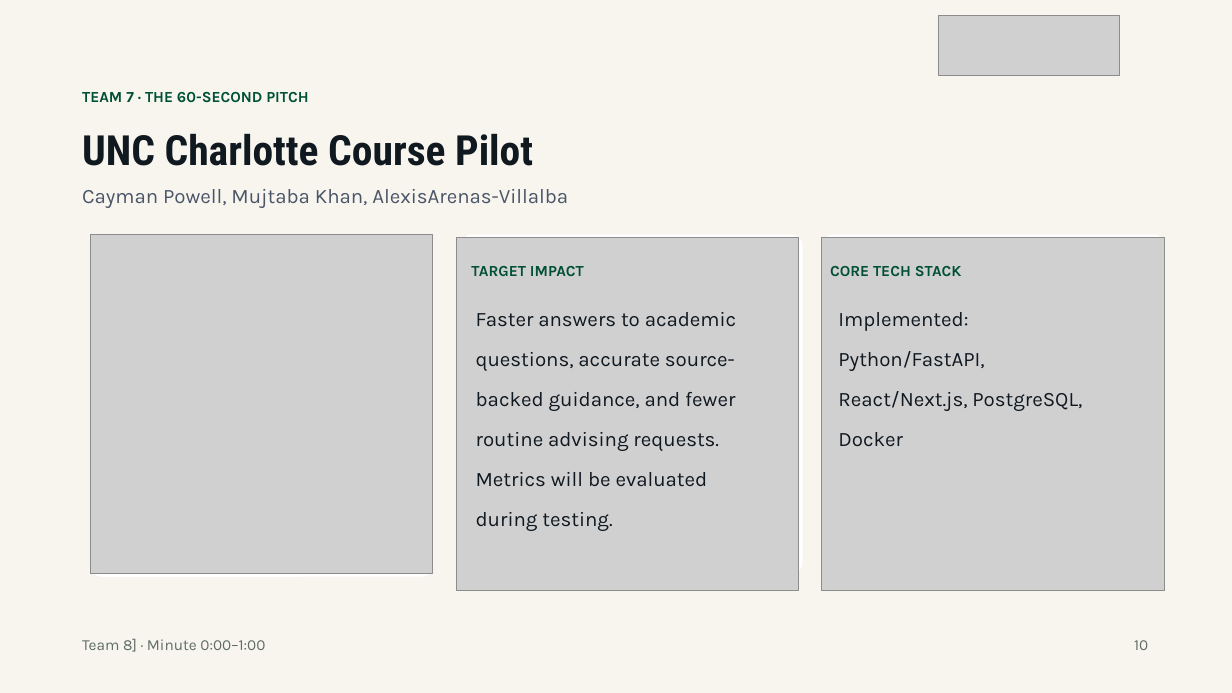
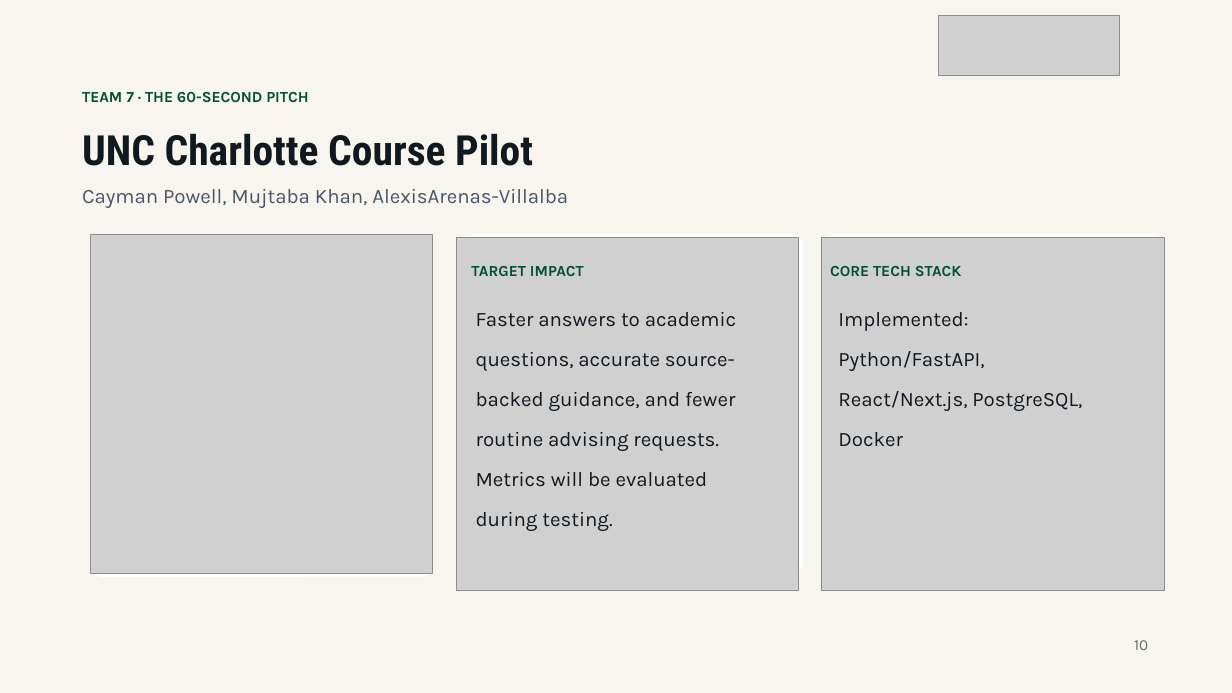
Before and after one commit to qcheng1-prog/ai-db-cloud-showcase-2026f, a slide deck: slide 1 of teams/course-pilot/team7.pptx. Drawn at 1232x693 pixels with LibreOffice and Linux fonts; fonts in the diff are those of the drawing; grey boxes stand for pictures. Boxes give left, top, right and bottom in pixels: in the first picture for what was removed or moved away, otherwise in the second. Text is boxed around its words. In the diff, an @@ line names an element or a change of style, - is before the commit and + after.

```diff
--- a/teams/course-pilot/team7.pptx
+++ b/teams/course-pilot/team7.pptx
@@ text removed at [82,639,265,652] @@
-Team 8] · Minute 0:00–1:00
```
Also in this commit, not shown: 12 other files.
